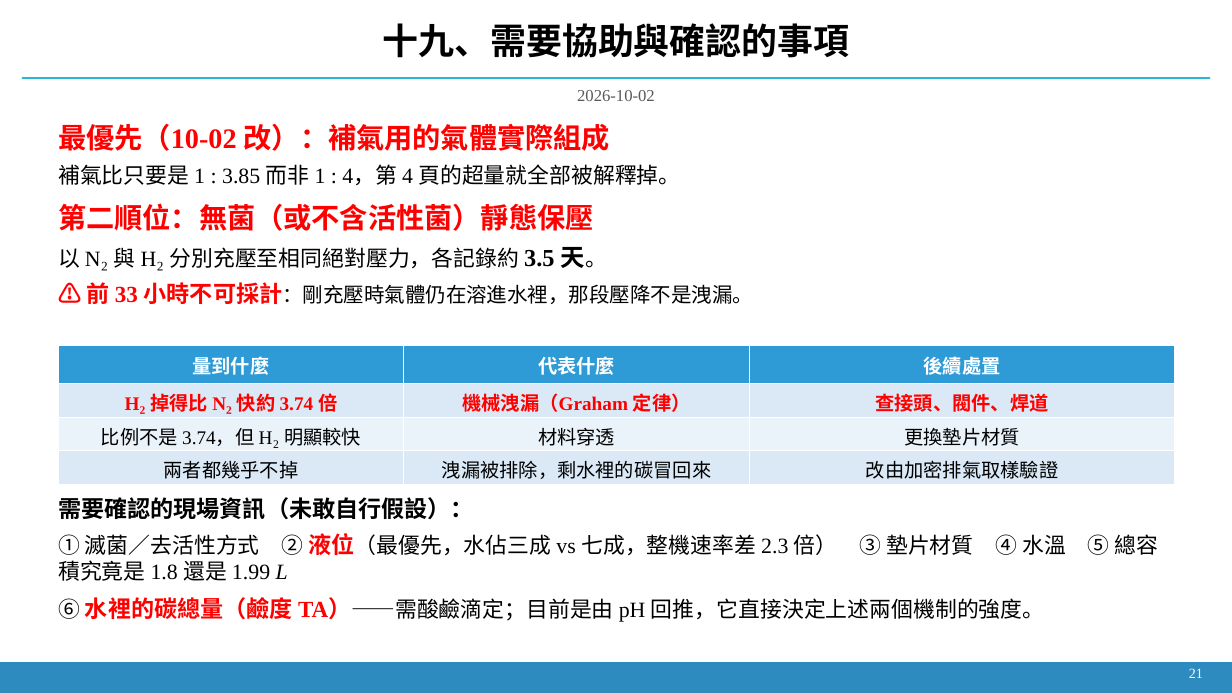
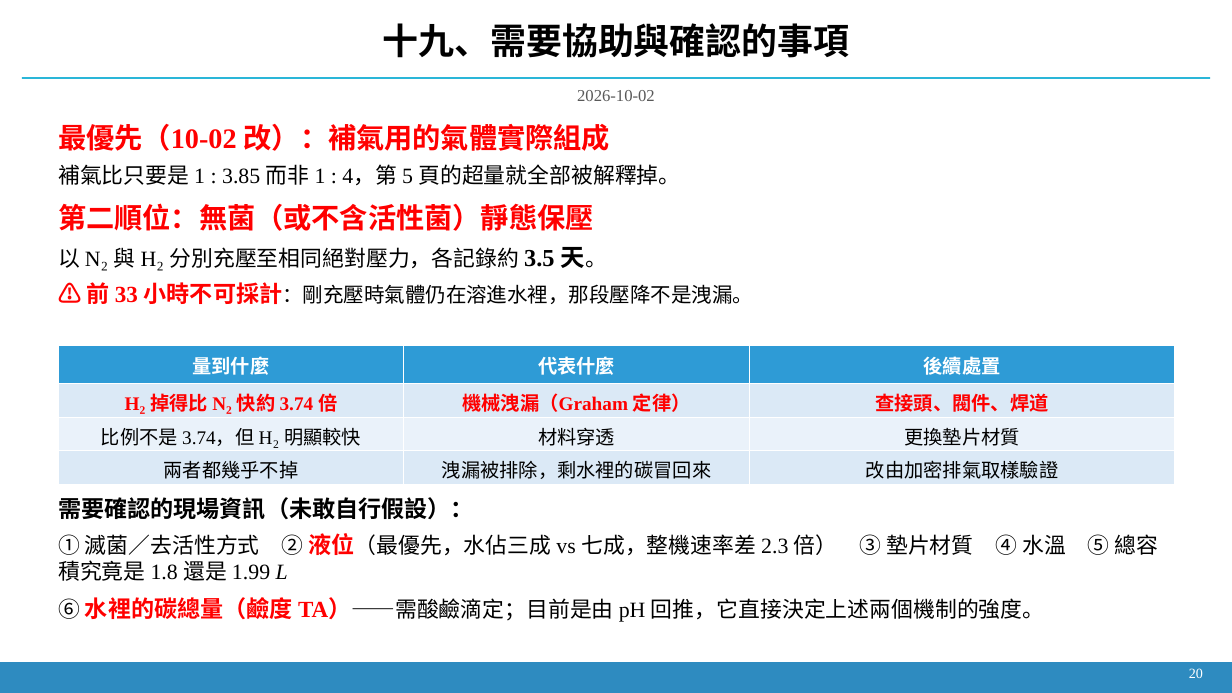
Before and after one commit to Yutou0601/Bioreactor-Edge-AI, a slide deck: slide 20 of docs/decks/簡報_2026-09-21_氫氣流失與壓降歸因.pptx. Drawn at 1232x693 pixels with LibreOffice and Linux fonts; fonts in the diff are those of the drawing. Boxes give left, top, right and bottom in pixels: in the first picture for what was removed or moved away, otherwise in the second. Text is boxed around its words. In the diff, an @@ line names an element or a change of style, - is before the commit and + after.

```diff
--- a/docs/decks/簡報_2026-09-21_氫氣流失與壓降歸因.pptx
+++ b/docs/decks/簡報_2026-09-21_氫氣流失與壓降歸因.pptx
@@ text at (x1=58, y1=164, x2=680, y2=185): text changed @@
-補氣比只要是 1 : 3.85 而非 1 : 4，第 4 頁的超量就全部被解釋掉。
+補氣比只要是 1 : 3.85 而非 1 : 4，第 5 頁的超量就全部被解釋掉。
@@ text at (x1=1189, y1=668, x2=1203, y2=678): text changed @@
-21
+20
```
Also in this commit, not shown: 19 other slides changed, 1 other file.
